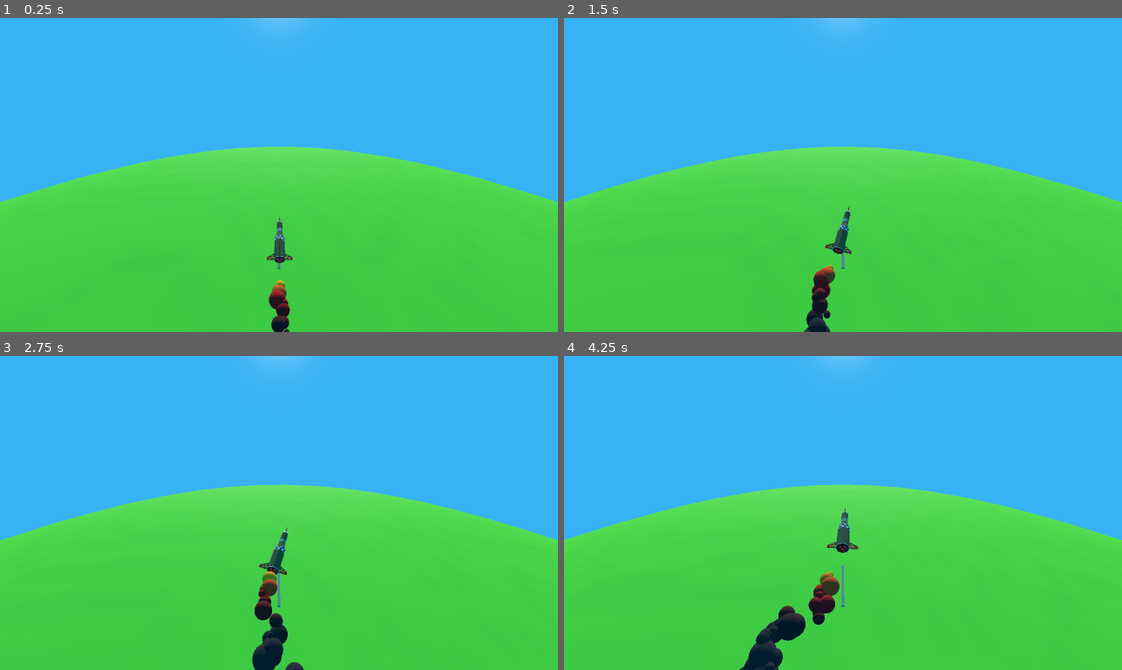
Above: before the commit, frames 1-4 (two rows, left to right).
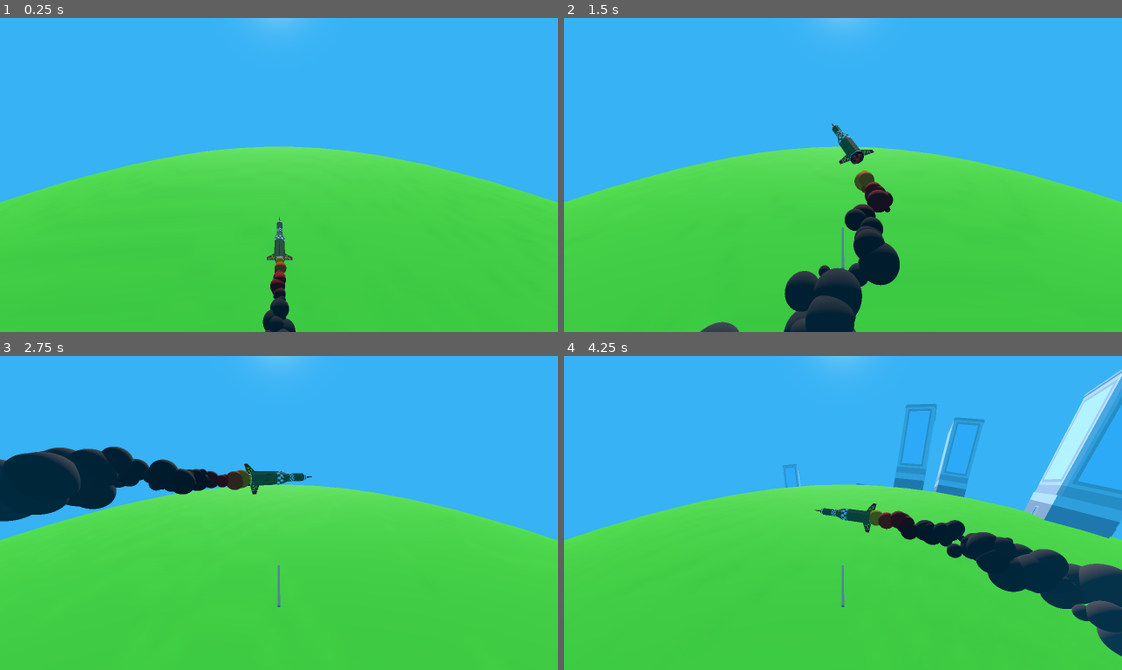
Above: after the commit, the same moments.

Repository: JacobCormier/I-cant-blow-up-mankind
Game: Godot game, scene res://scenes/Level1.tscn
Two runs of this game, one before a commit and one after it. Both use one fixed random seed, a clock stepped at 60 frames per second and the inputs below. Sound files missing from this copy of the repository are replaced by a short silence.
Inputs:
- Up to frame 1 (0.25 s): no input
- Up to frame 2 (1.5 s): tap Enter at 0.5 s; hold Right (ui_right) 0.53-1.28 s; tap Space (ui_select) at 0.77 s; hold Left (ui_left) from 1.28 s (still down)
- Up to frame 3 (2.75 s): tap Space (ui_select) at 1.52 s; release Left (ui_left) at 2.03 s; hold Right (ui_right) from 2.03 s (still down)
- Up to frame 4 (4.25 s): tap Space (ui_select) at 3.02, 3.77 s; release Right (ui_right) at 3.53 s; hold Left (ui_left) from 3.53 s (still down)

The runs differ from the first frame. In frame 1, 0.8% of the frame differs, in the area x 0-100%, y 40-100%; in frame 2, 5.3%; in frame 3, 7.9%; in frame 4, 14%, in the area x 0-100%, y 4-100%.

Commit message:
fixed time

Diff:
--- a/scripts/level_managing/globe_manager.gd
+++ b/scripts/level_managing/globe_manager.gd
@@ -20,7 +20,6 @@
 func _ready():
 	for x in range(0, 50):
 		create_block_at_random_point()
-	Engine.time_scale = 0.1
 
 func _process(delta: float) -> void:
 		visual_container.rotate_x(ORBIT_SPEED_X * delta)
